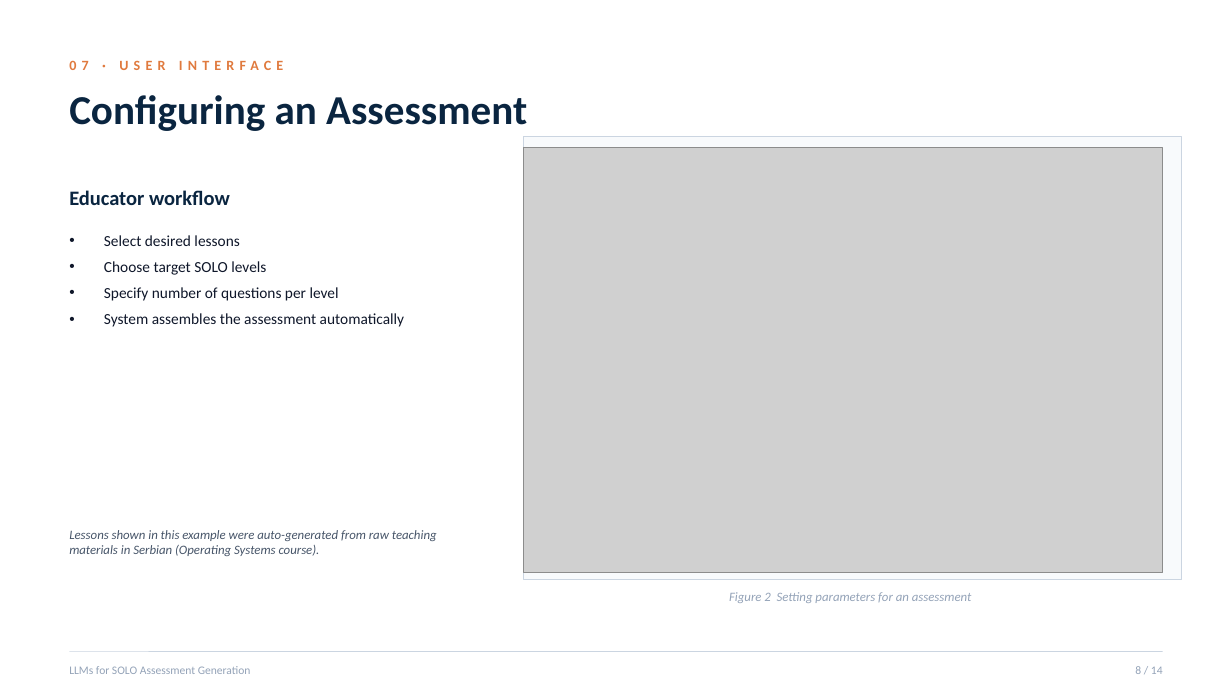
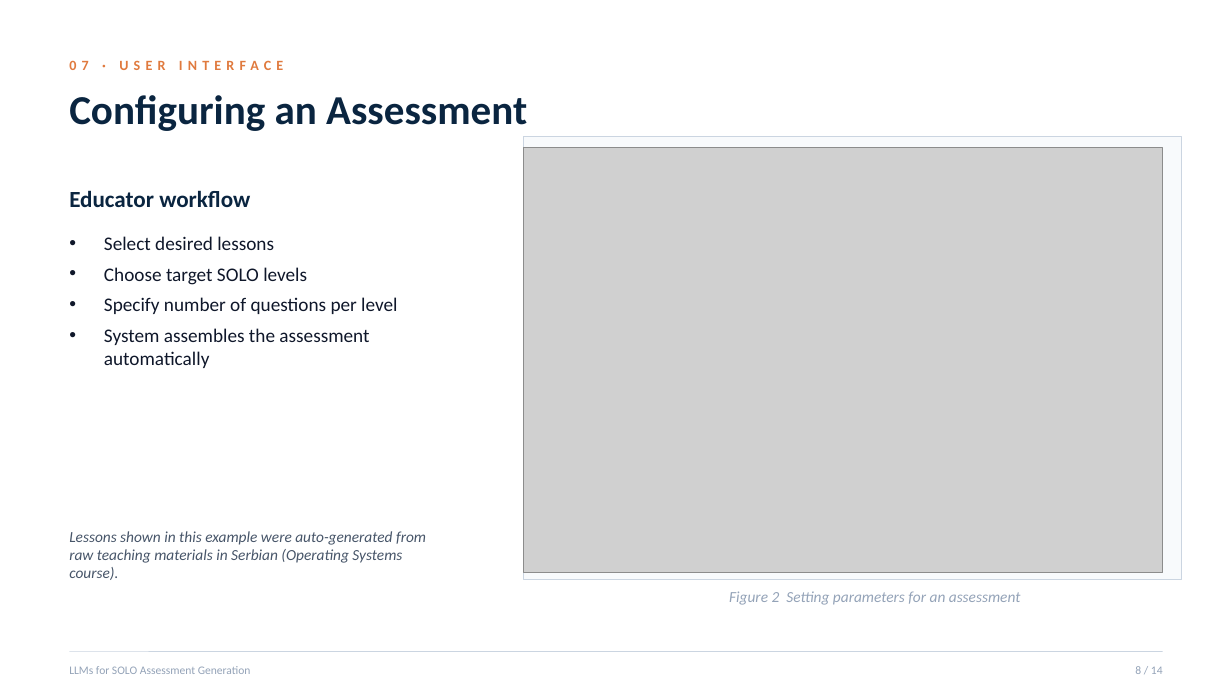
Before and after one commit to urospetraskovic/ObrazovniSoftProjekat, a slide deck: slide 8 of Project/Paper/SOLO_LLM_Assessment_Presentation.pptx. Drawn at 1232x693 pixels with LibreOffice and Linux fonts; fonts in the diff are those of the drawing; grey boxes stand for pictures. Boxes give left, top, right and bottom in pixels: in the first picture for what was removed or moved away, otherwise in the second. Text is boxed around its words. In the diff, an @@ line names an element or a change of style, - is before the commit and + after.

```diff
--- a/Project/Paper/SOLO_LLM_Assessment_Presentation.pptx
+++ b/Project/Paper/SOLO_LLM_Assessment_Presentation.pptx
@@ text "Educator workflow" at (x1=69, y1=190, x2=250, y2=207): size 16 to 18 pt @@
@@ text "Select desired lessons" at (x1=104, y1=236, x2=397, y2=368): size 12 to 15 pt @@
@@ text "Lessons shown in this example ..." at (x1=69, y1=531, x2=426, y2=580): size 10 to 12 pt @@
@@ text "Figure 2 Setting parameters for ..." at (x1=729, y1=591, x2=1021, y2=605): size 10 to 12 pt @@
```
Also in this commit, not shown: 10 other slides changed, 1 slide added, 1 slide removed, 1 other file.
